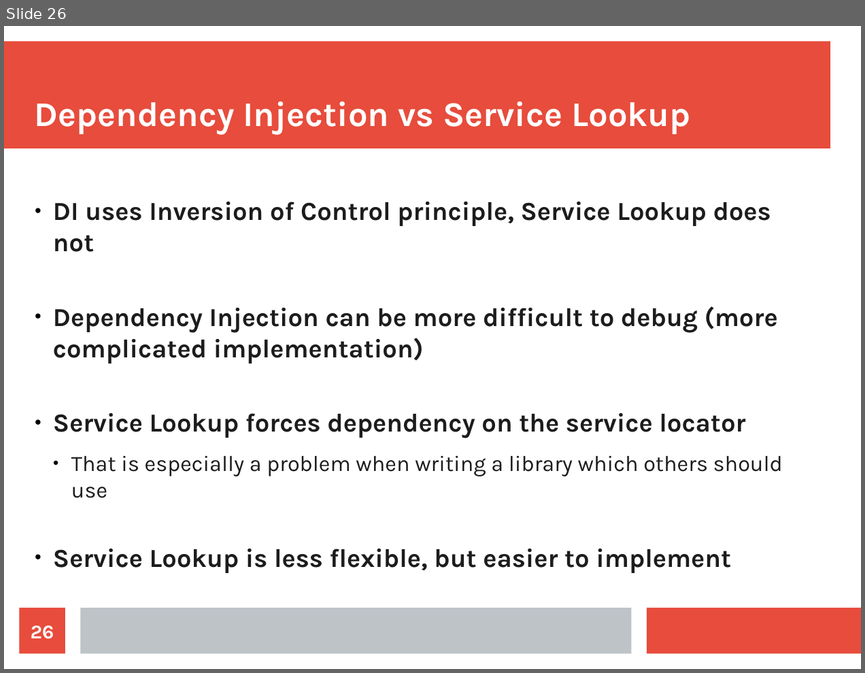
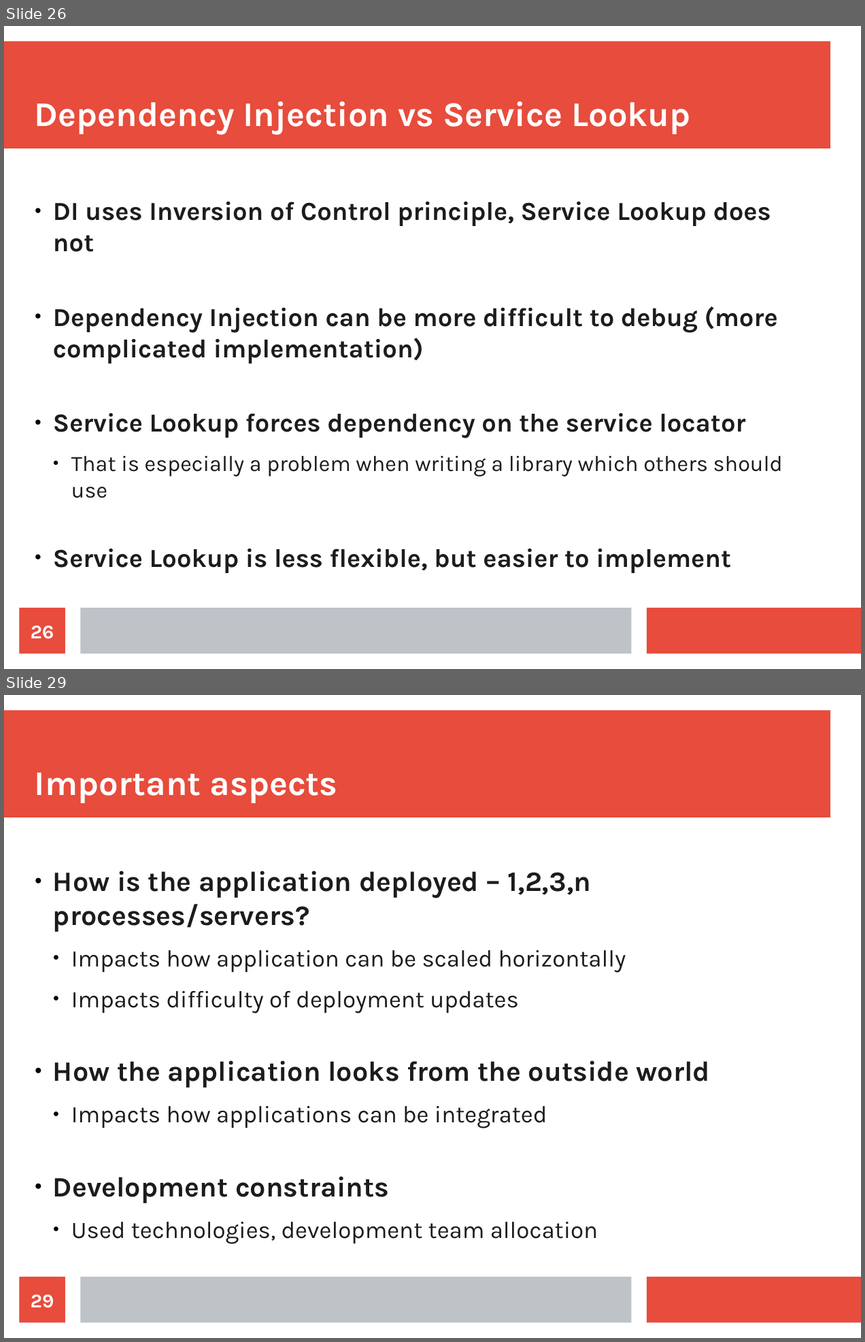
Before and after one commit to maxotta/pia-labs, a slide deck: lectures/architecture/architecture.odp. Shown one above the other, each under a label of ours: slide 26 before the commit, slides 26 and 29 after it; the slides between them are not shown. The pictures are 865x673 and 865x1342 pixels, drawn with LibreOffice and Linux fonts; fonts in the diff are those of the drawing. Boxes give left, top, right and bottom in pixels: in the first picture for what was removed or moved away, otherwise in the second. Text is boxed around its words. In the diff, an @@ line names an element or a change of style, - is before the commit and + after.

```diff
--- a/lectures/architecture/architecture.odp
+++ b/lectures/architecture/architecture.odp
@@ slide 29 added at <box>4,695,861,1338</box>, background #FFFFFF; not listed: 3 template elements that a slide beside it also shows @@
@@ title added at <box>35,773,338,803</box>, 32 pt, text #FFFFFF, bold @@
+Important aspects
@@ text added at <box>53,870,710,1244</box>, 22 pt, text #1C1C1C @@
+● How is the application deployed – 1,2,3,n processes/servers?
+  ● Impacts how application can be scaled horizontally
+  ● Impacts difficulty of deployment updates
+● How the application looks from the outside world
+  ● Impacts how applications can be integrated
+● Development constraints
+  ● Used technologies, development team allocation
@@ page number added at <box>20,1276,65,1323</box>, fill #E74C3C, 18 pt, text #FFFFFF, bold @@
+29
```
Also in this commit, not shown: 4 slides changed, 50 other slides added, 10 slides removed, 6 other files.
